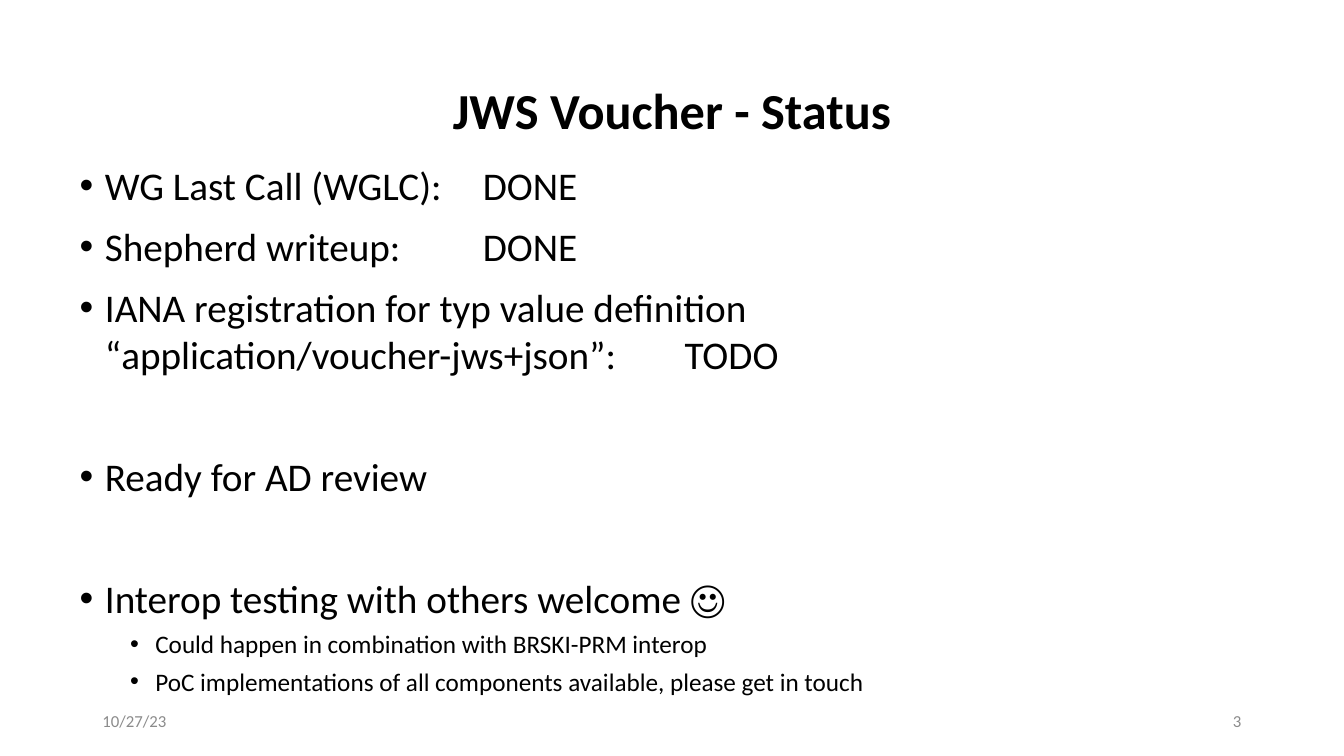
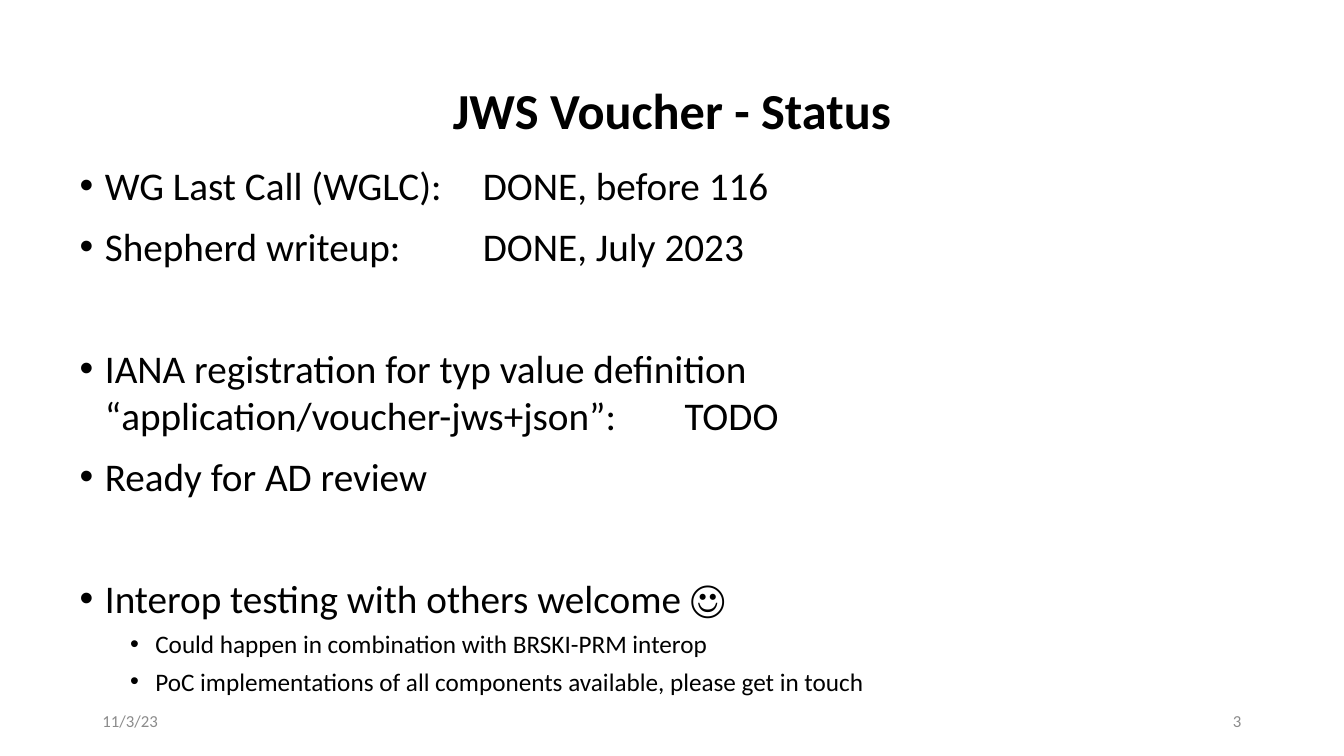
Before and after one commit to anima-wg/anima-jws-voucher, a slide deck: slide 3 of presentations/slides-118-anima-update-jws-voucher.pptx. Drawn at 1344x756 pixels with LibreOffice and Linux fonts; fonts in the diff are those of the drawing. Boxes give left, top, right and bottom in pixels: in the first picture for what was removed or moved away, otherwise in the second. Text is boxed around its words. In the diff, an @@ line names an element or a change of style, - is before the commit and + after.

Commit message:
update: slides-118-anima-update-jws-voucher.pptx and PDF export

```diff
--- a/presentations/slides-118-anima-update-jws-voucher.pptx
+++ b/presentations/slides-118-anima-update-jws-voucher.pptx
@@ text at (x1=105, y1=171, x2=769, y2=268): text changed @@
-• WG Last Call (WGLC): DONE
-• Shepherd writeup: DONE
+• WG Last Call (WGLC): DONE, before 116
+• Shepherd writeup: DONE, July 2023
@@ text at (x1=102, y1=715, x2=157, y2=728): text changed @@
-10/27/23
+11/3/23
```
Also in this commit, not shown: 1 other slide changed, 1 other file.
